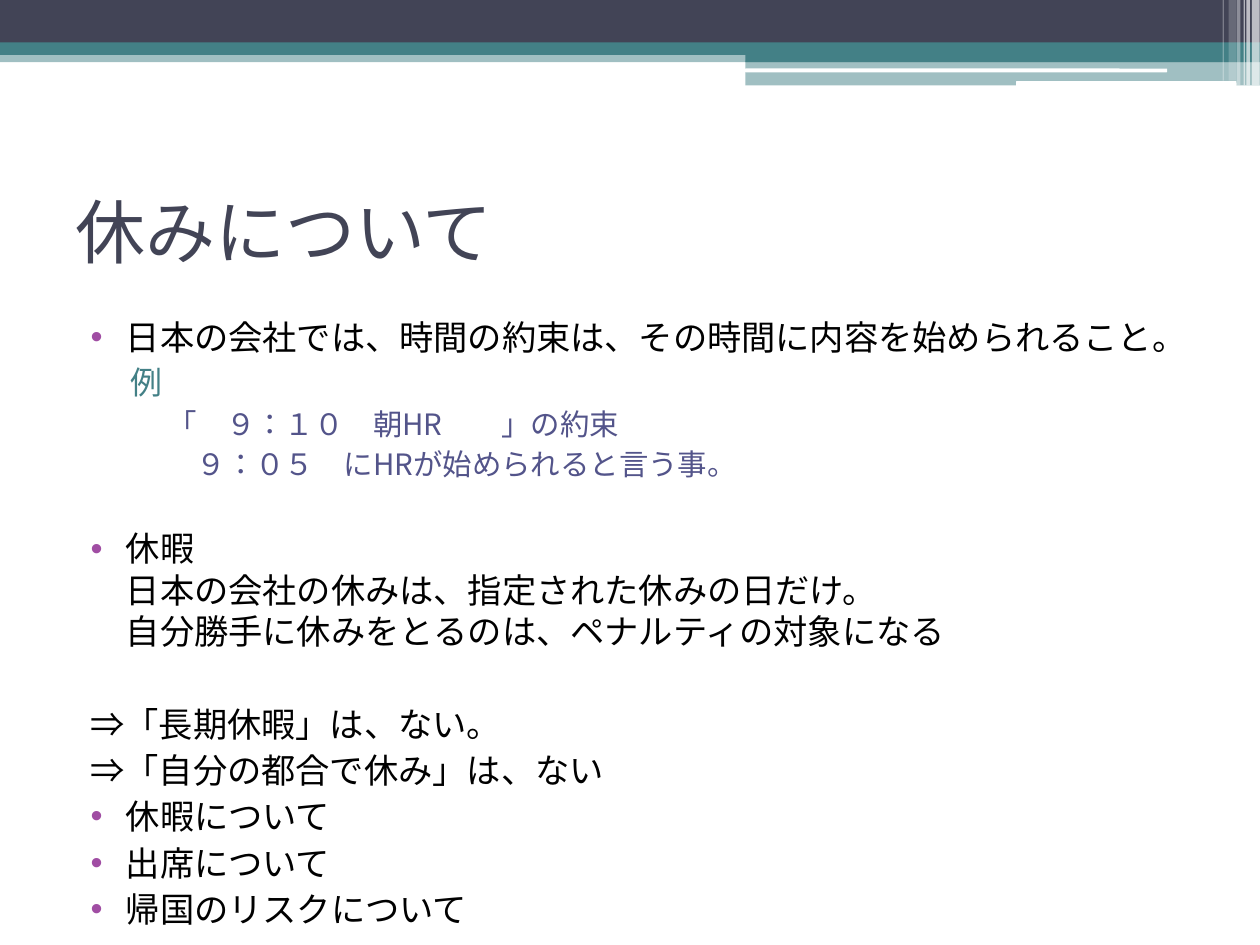
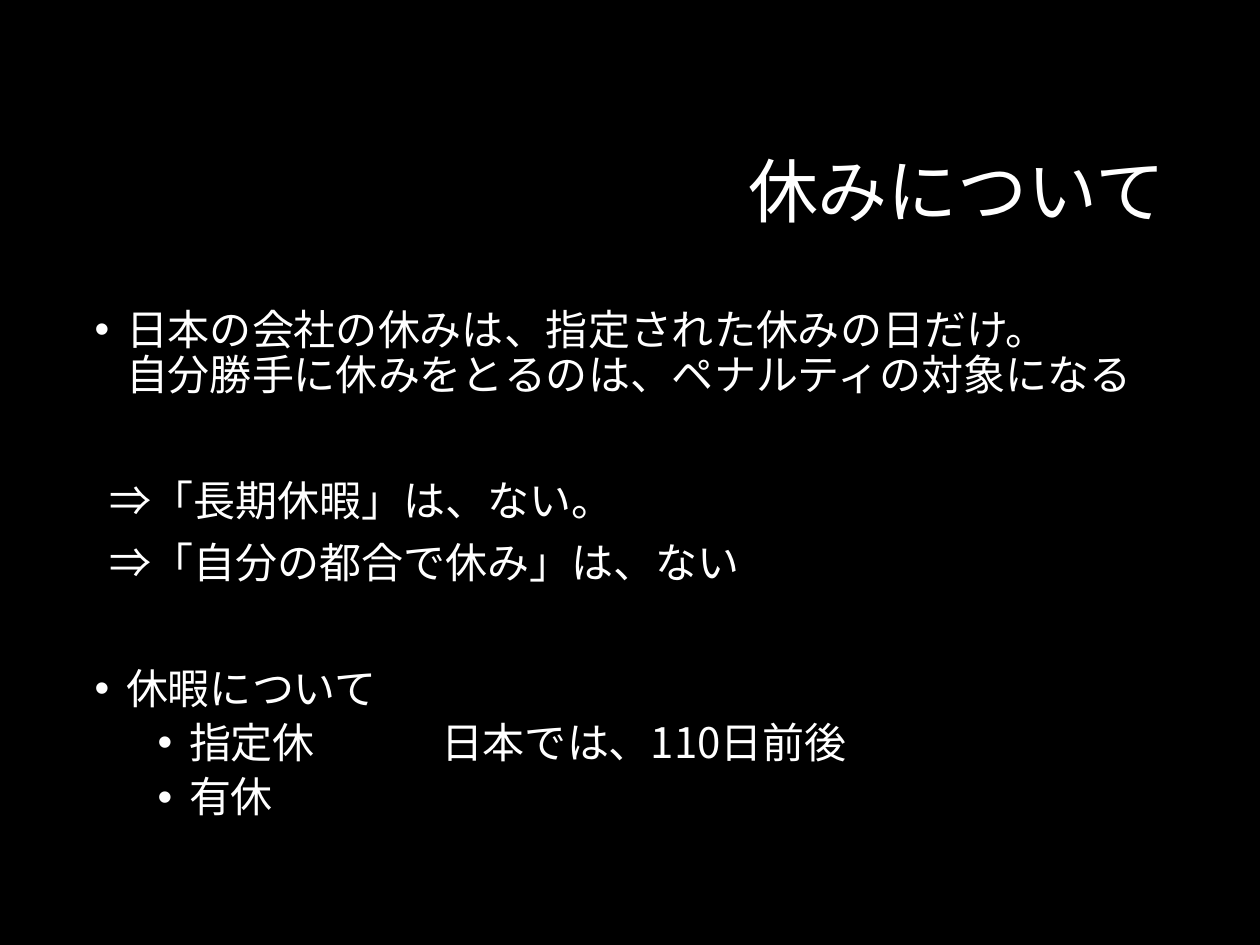
Before and after one commit to YoshihiroUEDA/shushoku, a slide deck: slide 10 of 就職指導週間（大橋校講義用PP）.pptx (slide 8 before the commit). Drawn at 1260x945 pixels with LibreOffice and Linux fonts; fonts in the diff are those of the drawing; background and template pictures are left out. Boxes give left, top, right and bottom in pixels: in the first picture for what was removed or moved away, otherwise in the second. Text is boxed around its words. In the diff, an @@ line names an element or a change of style, - is before the commit and + after.

Commit message:
ppt fix

```diff
--- a/就職指導週間（大橋校講義用PP）.pptx
+++ b/就職指導週間（大橋校講義用PP）.pptx
@@ background #FFFFFF to #000000 @@
@@ rectangle removed at (0,0,1260,43) @@
@@ rectangle removed at (1222,0,1223,81) @@
@@ rectangle removed at (1228,0,1236,81) @@
@@ rectangle removed at (1237,0,1241,86) @@
@@ rectangle removed at (1244,0,1245,86) @@
@@ rectangle removed at (1246,0,1250,86) @@
@@ rectangle removed at (1252,0,1260,86) @@
@@ rectangle removed at (0,50,1260,62) @@
@@ rectangle removed at (0,43,1260,55) @@
@@ rectangle removed at (746,49,1260,62) @@
@@ rounded rectangle removed at (745,68,1167,72) @@
@@ rectangle removed at (746,60,1260,86) @@
@@ rounded rectangle removed at (1016,81,1236,86) @@
@@ title "休みについて": place and size @@
-title "休みについて" at (75,200,493,264)
+title "休みについて" at (748,158,1166,223)
@@ title "休みについて" at (748,158,1166,223): text colour #424456 to #FFFFFF; alignment left to right; line spacing 1 to 0.9 @@
@@ text "日本の会社の休みは、指定された休みの日だけ。 自分勝手に休みをとるのは、ペナルティの対象になる": place and size @@
-text "日本の会社の休みは、指定された休みの日だけ。 自分勝手に休みをとるのは、ペナルティの対象になる" at (91,321,1187,925)
+text "日本の会社の休みは、指定された休みの日だけ。 自分勝手に休みをとるのは、ペナルティの対象になる" at (110,309,1132,762)
@@ text at (126,309,1132,394): text changed; size 19.6 to 24 pt; text colour #000000 to #FFFFFF @@
-• 日本の会社では、時間の約束は、その時間に内容を始められること。
-  例
-    「 ９：１０ 朝HR 」の約束
-    ９：０５ にHRが始められると言う事。
-• 休暇
-  日本の会社の休みは、指定された休みの日だけ。
-  自分勝手に休みをとるのは、ペナルティの対象になる
+• 日本の会社の休みは、指定された休みの日だけ。
+  自分勝手に休みをとるのは、ペナルティの対象になる
@@ text at (110,480,740,708): size 19.6 to 24 pt, text colour #000000 to #FFFFFF in "⇒「長期休暇」は、ない。", "⇒「自分の都合で休み」は、ない", "休暇について"; line spacing 1 to 0.9; more space between paragraphs; indent changed @@
@@ text at (189,722,847,762): text changed; size 19.6 to 24 pt; text colour #000000 to #FFFFFF @@
-• 出席について
-• 帰国のリスクについて
+  • 指定休 日本では、110日前後
+  • 有休
```
Also in this commit, not shown: 25 other slides changed, 5 slides added, 2 slides removed.
